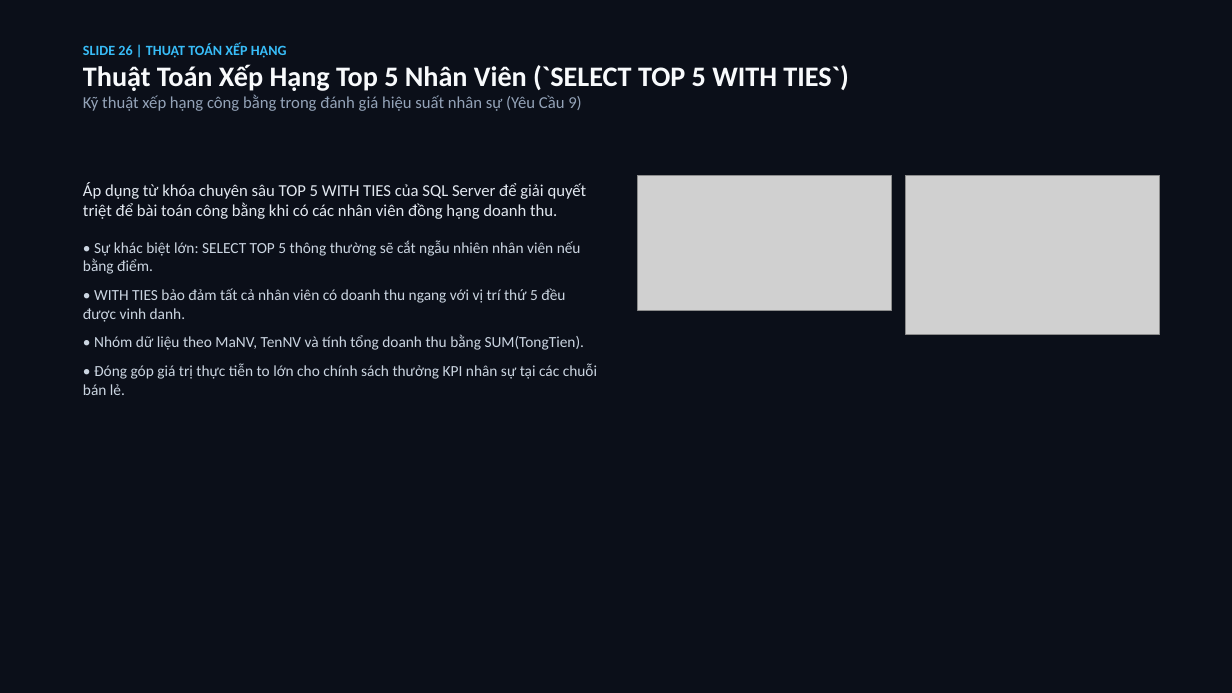
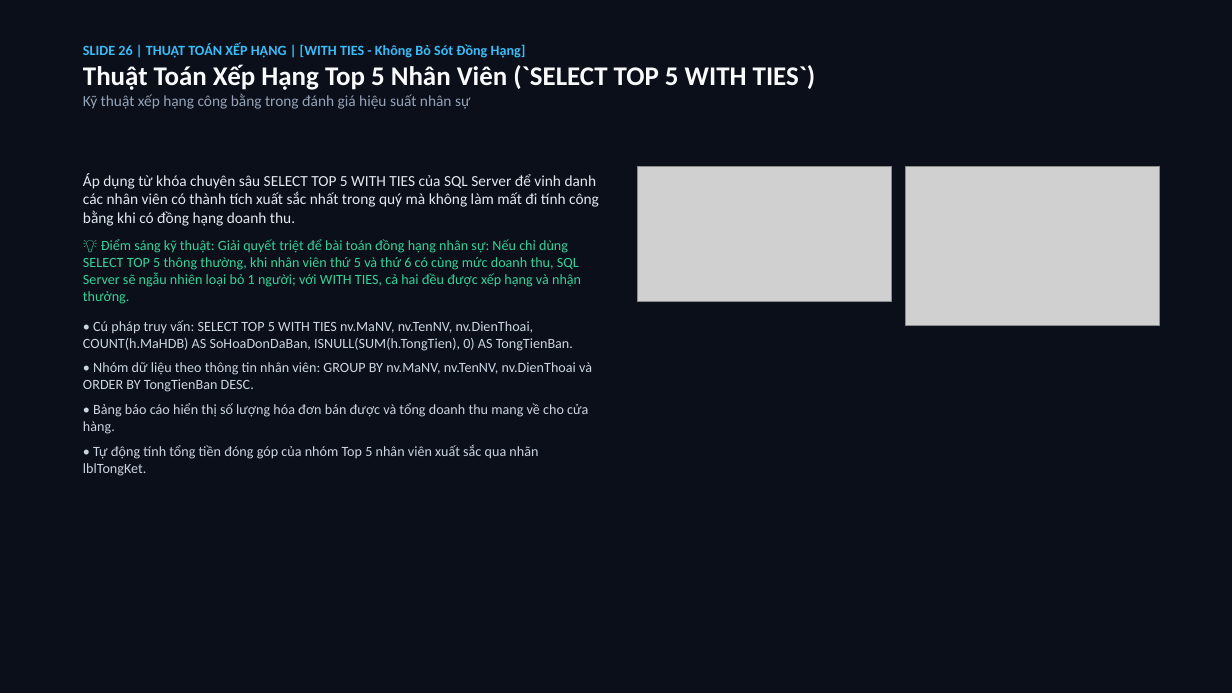
Before and after one commit to hoanganh15092006/BTLLAPTRINHTRUCQUAN, a slide deck: slide 26 of Presentation/QLBanMayViTinh_32_Slides.pptx. Drawn at 1232x693 pixels with LibreOffice and Linux fonts; fonts in the diff are those of the drawing; grey boxes stand for pictures. Boxes give left, top, right and bottom in pixels: in the first picture for what was removed or moved away, otherwise in the second. Text is boxed around its words. In the diff, an @@ line names an element or a change of style, - is before the commit and + after.

```diff
--- a/Presentation/QLBanMayViTinh_32_Slides.pptx
+++ b/Presentation/QLBanMayViTinh_32_Slides.pptx
@@ text at [83, 43, 526, 58]: text changed @@
-SLIDE 26 | THUẬT TOÁN XẾP HẠNG
+SLIDE 26 | THUẬT TOÁN XẾP HẠNG | [WITH TIES - Không Bỏ Sót Đồng Hạng]
@@ text at [83, 64, 816, 90]: size 22 to 21 pt in "Thuật Toán Xếp Hạng Top 5 Nhân ..." @@
@@ text at [83, 94, 470, 109]: text changed; size 13 to 12 pt @@
-Kỹ thuật xếp hạng công bằng trong đánh giá hiệu suất nhân sự (Yêu Cầu 9)
+Kỹ thuật xếp hạng công bằng trong đánh giá hiệu suất nhân sự
@@ text at [83, 173, 599, 476]: text changed; size 12 to 11 pt @@
-Áp dụng từ khóa chuyên sâu TOP 5 WITH TIES của SQL Server để giải quyết triệt để bài toán công bằng khi có các nhân viên đồng hạng doanh thu.
-• Sự khác biệt lớn: SELECT TOP 5 thông thường sẽ cắt ngẫu nhiên nhân viên nếu bằng điểm.
-• WITH TIES bảo đảm tất cả nhân viên có doanh thu ngang với vị trí thứ 5 đều được vinh danh.
-• Nhóm dữ liệu theo MaNV, TenNV và tính tổng doanh thu bằng SUM(TongTien).
-• Đóng góp giá trị thực tiễn to lớn cho chính sách thưởng KPI nhân sự tại các chuỗi bán lẻ.
+Áp dụng từ khóa chuyên sâu SELECT TOP 5 WITH TIES của SQL Server để vinh danh các nhân viên có thành tích xuất sắc nhất trong quý mà không làm mất đi tính công bằng khi có đồng hạng doanh thu.
+💡 Điểm sáng kỹ thuật: Giải quyết triệt để bài toán đồng hạng nhân sự: Nếu chỉ dùng SELECT TOP 5 thông thường, khi nhân viên thứ 5 và thứ 6 có cùng mức doanh thu, SQL Server sẽ ngẫu nhiên loại bỏ 1 người; với WITH TIES, cả hai đều được xếp hạng và nhận thưởng.
+• Cú pháp truy vấn: SELECT TOP 5 WITH TIES nv.MaNV, nv.TenNV, nv.DienThoai, COUNT(h.MaHDB) AS SoHoaDonDaBan, ISNULL(SUM(h.TongTien), 0) AS TongTienBan.
+• Nhóm dữ liệu theo thông tin nhân viên: GROUP BY nv.MaNV, nv.TenNV, nv.DienThoai và ORDER BY TongTienBan DESC.
+• Bảng báo cáo hiển thị số lượng hóa đơn bán được và tổng doanh thu mang về cho cửa hàng.
+• Tự động tính tổng tiền đóng góp của nhóm Top 5 nhân viên xuất sắc qua nhãn lblTongKet.
@@ picture: place and size @@
-picture at [638, 176, 892, 311]
+picture at [638, 166, 892, 301]
@@ picture: place and size @@
-picture at [906, 176, 1160, 335]
+picture at [906, 166, 1160, 325]
```
Also in this commit, not shown: 28 other slides changed, 3 slides added, 3 slides removed, 26 other files.
